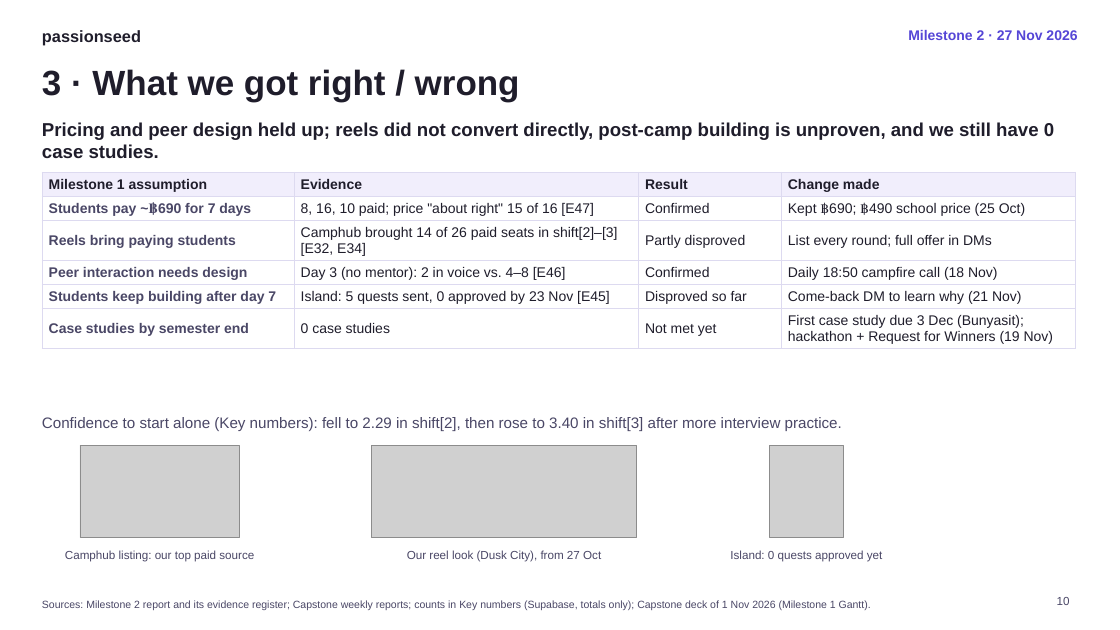
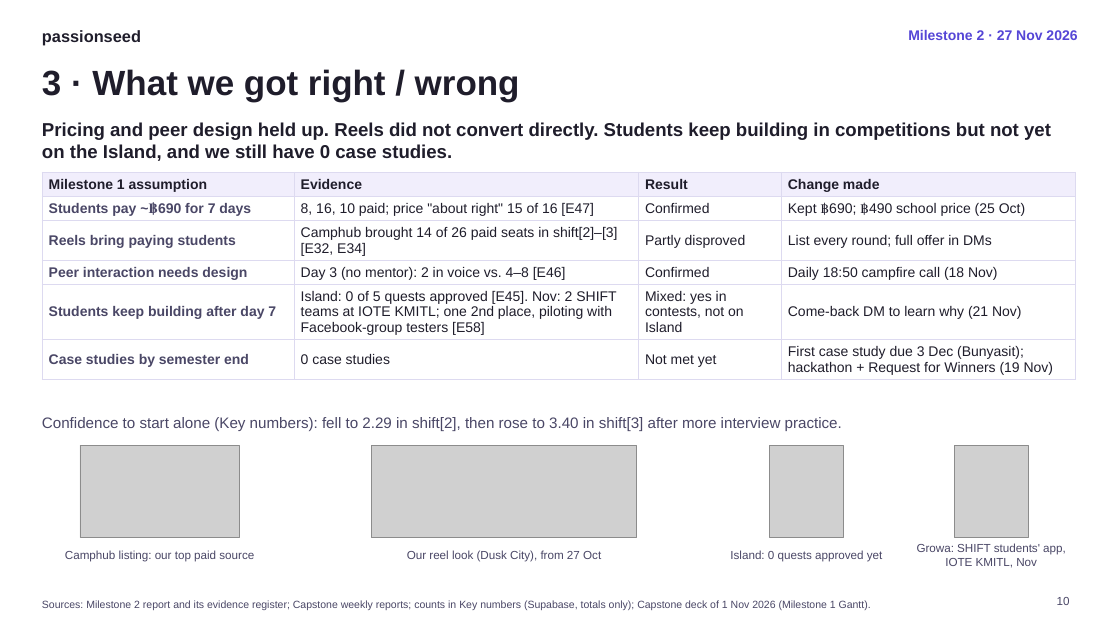
Before and after one commit to xb1g/files, a slide deck: slide 10 of capstone-m2/PassionSeed_Milestone2_Slides.pptx. Drawn at 1120x630 pixels with LibreOffice and Linux fonts; fonts in the diff are those of the drawing; grey boxes stand for pictures. Boxes give left, top, right and bottom in pixels: in the first picture for what was removed or moved away, otherwise in the second. Text is boxed around its words. In the diff, an @@ line names an element or a change of style, - is before the commit and + after.

Commit message:
Capstone M2: slide 10 adds SHIFT student teams at IOTE KMITL

```diff
--- a/capstone-m2/PassionSeed_Milestone2_Slides.pptx
+++ b/capstone-m2/PassionSeed_Milestone2_Slides.pptx
@@ text at box(42, 122, 1051, 161): text changed @@
-Pricing and peer design held up; reels did not convert directly, post-camp building is unproven, and we still have 0 case studies.
+Pricing and peer design held up. Reels did not convert directly. Students keep building in competitions but not yet on the Island, and we still have 0 case studies.
@@ table at box(42, 172, 1075, 379) @@
-row 5, column 2: Island: 5 quests sent, 0 approved by 23 Nov [E45]
+row 5, column 2: Island: 0 of 5 quests approved [E45]. Nov: 2 SHIFT teams at IOTE KMITL; one 2nd place, piloting with Facebook-group testers [E58]
-row 5, column 3: Disproved so far
+row 5, column 3: Mixed: yes in contests, not on Island
@@ picture added at box(954, 445, 1028, 538) @@
@@ text added at box(917, 543, 1066, 568), 10 pt, text #4A4766 @@
+Growa: SHIFT students' app, IOTE KMITL, Nov
```
Also in this commit, not shown: 3 other files.
